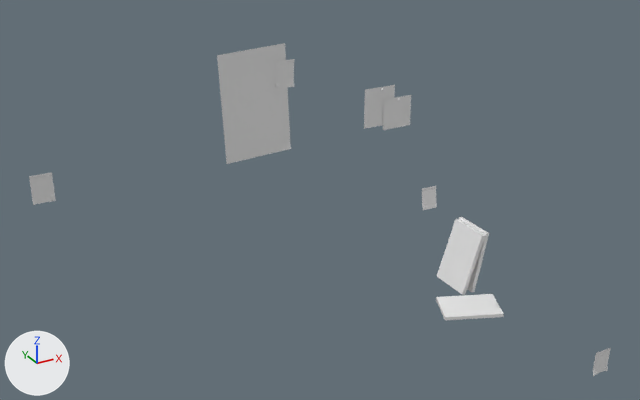
An edit to the glTF model static/models/Furnitures/furnitures.glb, drawn before and after from the same camera.
Rendered twice from a 50 mm lens placed at (-1.32, -2.21, 3.07), pointed at (0.19, 0.54, 1.69). The lights are fixed; the arrows at lower left show +X, +Y and +Z. Where no turn or scale is listed for an object, it has been applied to the vertices.

The scene before the commit, as lines of its bpy script (objects in view):
```python
me_plan_003 = bpy.data.meshes.new('Plan.003')
me_plan_003.from_pydata(...)  # 289 vertices, 512 faces; spans x -0.0324..0.0321, y -0.0091..0.0068, z -0.044..0.0444
me_plan_006 = bpy.data.meshes.new('Plan.006')
me_plan_006.from_pydata(...)  # 289 vertices, 512 faces; spans x -0.0453..0.0456, y -0.0071..0.0016, z -0.0609..0.0609
me_plan_007 = bpy.data.meshes.new('Plan.007')
me_plan_007.from_pydata(...)  # 289 vertices, 512 faces; spans x -0.0421..0.0421, y -0.0032..0.0, z -0.0583..0.0582
me_plan_010 = bpy.data.meshes.new('Plan.010')
me_plan_010.from_pydata(...)  # 289 vertices, 512 faces; spans x -0.0409..0.0409, y -0.0052..0.0015, z -0.0565..0.0563
me_plan_014 = bpy.data.meshes.new('Plan.014')
me_plan_014.from_pydata([(-0.079, 0.0, -0.09), (0.079, 0.0, -0.09), (-0.079, 0.0, 0.09), (0.079, 0.0, 0.09)], [], [(0, 1, 3), (0, 3, 2)])
ob_plan_001 = bpy.data.objects.new('Plan.001', me_plan_007)
ob_plan_001.location = (-0.749, 0.995, 1.765)
ob_plan_003 = bpy.data.objects.new('Plan.003', me_plan_006)
ob_plan_003.location = (0.279, 0.995, 2.071)
ob_plan_004 = bpy.data.objects.new('Plan.004', me_plan_003)
ob_plan_004.location = (0.572, 0.349, 1.696)
ob_plan_006 = bpy.data.objects.new('Plan.006', me_plan_010)
ob_plan_006.location = (1.157, -0.088, 1.012)
ob_plan_007 = bpy.data.objects.new('Plan.007', me_plan_014)
ob_plan_007.location = (0.746, 0.991, 1.858)
# also in view: 'Plan.005' at (0.84, 0.99, 1.82); 'Cube' at (0.97, 0.58, 1.25); 'Cube.002' at (0.84, 0.38, 1.12); 'CV' at (0.14, 0.99, 1.96); 'Cube.001' at (0.93, 0.58, 1.25)
```
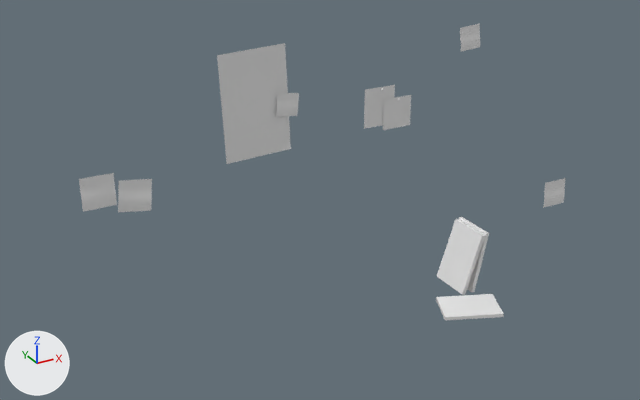
Changed parts and their boxes [x1, y1, x2, y2] in the pictures (640 x 400 px):
'StickyNote D', added: after [79, 173, 117, 212]
'StickyNote C', added: after [118, 179, 152, 212]
'Plan.001', deleted: before [29, 172, 56, 205]
'Plan.003', deleted: before [276, 59, 295, 89]
'StickyNote B', added: after [276, 93, 299, 117]
'StickyNote E', added: after [543, 178, 566, 208]
'StickyNote A', added: after [460, 23, 480, 52]
'Plan.006', deleted: before [593, 348, 611, 376]
'Plan.004', deleted: before [422, 186, 437, 210]

The change, as a diff of the scene's bpy script:
```diff
--- a/static/models/Furnitures/furnitures.glb.py
+++ b/static/models/Furnitures/furnitures.glb.py
@@ me_plane_049 @@
+me_plane_049.from_pydata(...)  # 81 vertices, 128 faces; spans x -0.0538..0.0538, y -0.0058..0.0003, z -0.0996..0.008
@@ me_plane_035 @@
+me_plane_035.from_pydata(...)  # 81 vertices, 128 faces; spans x -0.0677..0.0677, y -0.0068..0.0008, z -0.1253..0.01
@@ me_plane_034 @@
+me_plane_034.from_pydata(...)  # 81 vertices, 128 faces; spans x -0.0809..0.0674, y -0.0111..0.0042, z -0.1307..0.0177
@@ me_plane_032 @@
+me_plane_032.from_pydata(...)  # 81 vertices, 128 faces; spans x -0.0594..0.05, y -0.0057..0.0023, z -0.0967..0.0127
@@ me_plane_048 @@
+me_plane_048.from_pydata(...)  # 81 vertices, 128 faces; spans x -0.0558..0.0637, y -0.0061..0.0007, z -0.1067..0.0129
@@ ob_plan_001 @@
-ob_plan_001 = bpy.data.objects.new('Plan.001', me_plan_007)
-ob_plan_001.location = (-0.749, 0.995, 1.765)
@@ ob_plan_003 @@
-ob_plan_003 = bpy.data.objects.new('Plan.003', me_plan_006)
-ob_plan_003.location = (0.279, 0.995, 2.071)
@@ ob_plan_006 @@
-ob_plan_006 = bpy.data.objects.new('Plan.006', me_plan_010)
-ob_plan_006.location = (1.157, -0.088, 1.012)
@@ ob_plan_004 @@
-ob_plan_004 = bpy.data.objects.new('Plan.004', me_plan_003)
-ob_plan_004.location = (0.572, 0.349, 1.696)
@@ ob_stickynote_e @@
+ob_stickynote_e = bpy.data.objects.new('StickyNote E', me_plane_049)
+ob_stickynote_e.location = (1.111, 0.234, 1.695)
@@ ob_stickynote_d @@
+ob_stickynote_d = bpy.data.objects.new('StickyNote D', me_plane_035)
+ob_stickynote_d.location = (-0.543, 0.99, 1.768)
@@ ob_stickynote_c @@
+ob_stickynote_c = bpy.data.objects.new('StickyNote C', me_plane_034)
+ob_stickynote_c.location = (-0.392, 0.991, 1.721)
@@ ob_stickynote_b @@
+ob_stickynote_b = bpy.data.objects.new('StickyNote B', me_plane_032)
+ob_stickynote_b.location = (0.289, 0.986, 1.982)
@@ ob_stickynote_a @@
+ob_stickynote_a = bpy.data.objects.new('StickyNote A', me_plane_048)
+ob_stickynote_a.location = (1.219, 0.986, 2.164)
```
